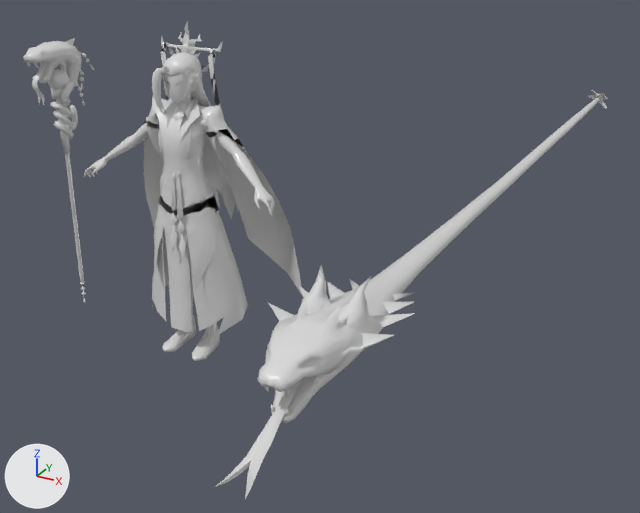
The FBX model zdsp/zdspclient/Assets/Models/Npcs/Boss/FBX_FOR_VIEW_NOTFORBUILD/b_019_zhao_mu_view.fbx, before and after one commit.
Rendered twice from a 50 mm camera at (3.7, -4.79, 3.35) aimed at (-0.07, 2.07, -0.08). The lights are fixed; the arrows at lower left show +X, +Y and +Z. Where no turn or scale is listed for an object, it has been applied to the vertices. Vertices at the same position are counted once.

The first picture shows 'b_019_zhao_mu', 'b_019_zhao_mu_snake'.
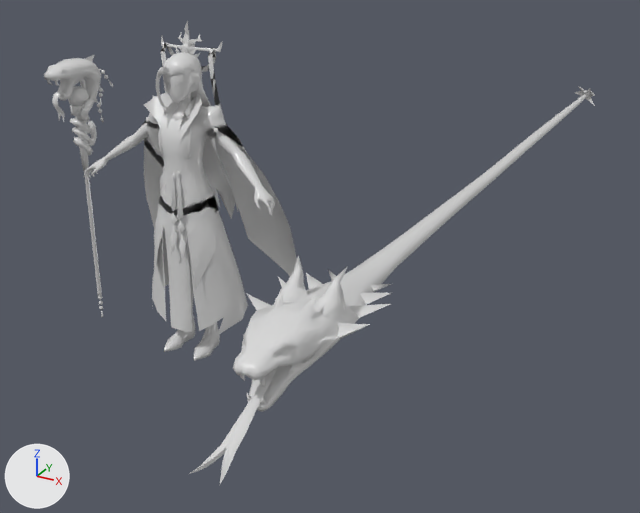
What the commit changed:
me_ncl1_1 is used by ob_b_019_zhao_mu; location (0.0, 0.0, 0.0).
me_ncl1_1 had 3038 vertices, 5216 faces and spanned x -1.21..0.81, y -0.32..0.54, z 0.0..2.41.
me_ncl1_1 now has 3027 vertices, 5203 faces and spans x -1.09..0.81, y -0.27..0.54, z -0.02..2.41.
me_ncl1_1 part 1: the loose piece of 11 vertices spanning x -1.1..-1.06, y 0.15..0.19, z 1.68..1.79 is moved by (0.13, 0.05, -0.12).
me_ncl1_1 part 2: 488 vertices moved from x -1.21..-0.94, y -0.32..0.3, z 0.11..2.21 to x -1.09..-0.82, y -0.27..0.35, z -0.02..2.09; 66 vertices removed from x -1.18..-1.04, y -0.3..0.21, z 0.1..2.16; 68 vertices added at x -1.06..-0.85, y -0.25..0.25, z -0.01..2.04.
me_ncl1_1 part 3: 56 vertices moved from x -0.2..0.2, y -0.15..0.08, z 1.77..2.13 to x -0.23..0.23, y -0.16..0.08, z 1.77..2.14; 4 vertices removed from x -0.07..0.07, y -0.11..-0.09, z 2.05..2.1; 3 vertices added at x -0.07..0.07, y -0.1..-0.09, z 2.03..2.1.
me_ncl1_1 part 4: 26 vertices moved from x -0.19..0.18, y -0.22..0.05, z 0.0..0.11 to x -0.2..0.2, y -0.18..0.05, z 0.0..0.11; 25 vertices removed from x -0.2..0.2, y -0.22..0.05, z 0.0..0.11; 13 vertices added at x -0.17..0.17, y -0.18..0.05, z 0.0..0.11.
Object 'b_019_zhao_mu_snake' (ob_b_019_zhao_mu_snake) moves from (1.36, 0.0, 0.398) to (1.192, 0.0, 0.426).

Pixel boxes (x1, y1, x2, y2) of what changed, in the pictures (640 x 513 px; the box of a moved part takes in the faces that stretch with it):
'b_019_zhao_mu', reshaped (10% narrower): before (23, 20, 303, 361); after (44, 20, 297, 361)
'b_019_zhao_mu_snake', moved: before (213, 90, 608, 499); after (189, 86, 595, 486)
part 1 of me_ncl1_1, moved or reshaped: before (79, 92, 85, 106); after (98, 108, 104, 122)
part 2 of me_ncl1_1, moved or reshaped: before (23, 38, 94, 303); after (44, 55, 113, 318)
part 3 of me_ncl1_1, moved or reshaped: before (152, 67, 201, 132); after (144, 67, 202, 132)
part 4 of me_ncl1_1, moved or reshaped: before (163, 326, 219, 361); after (164, 324, 219, 361)
